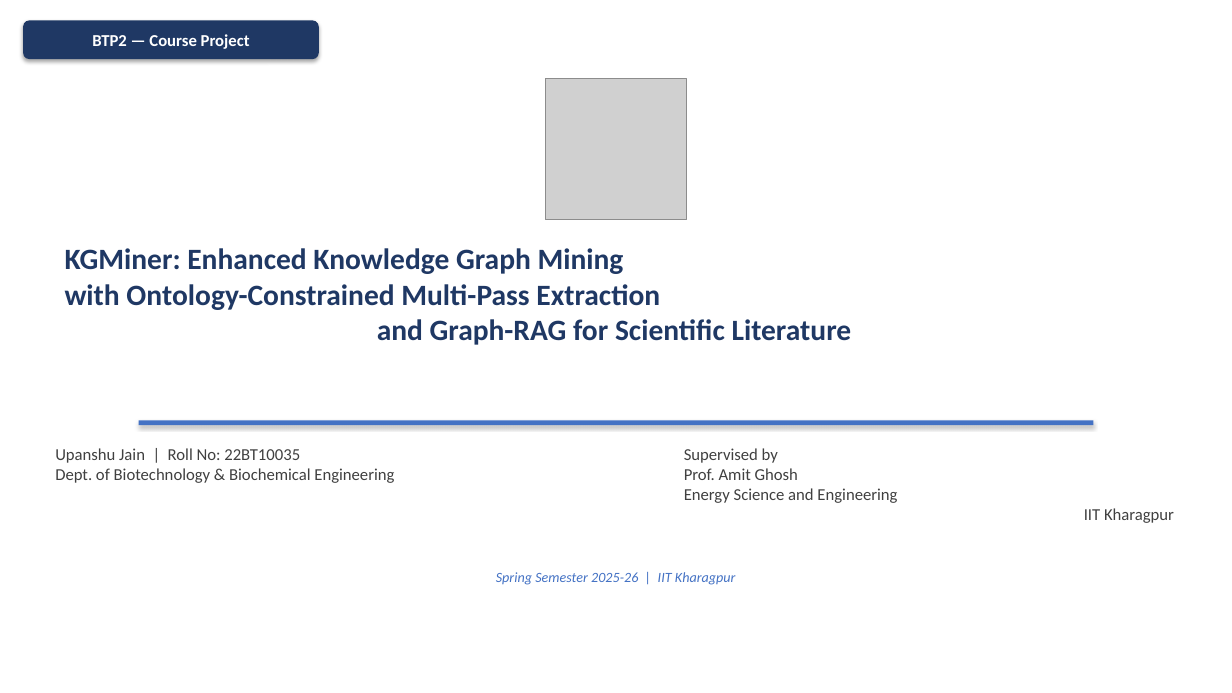
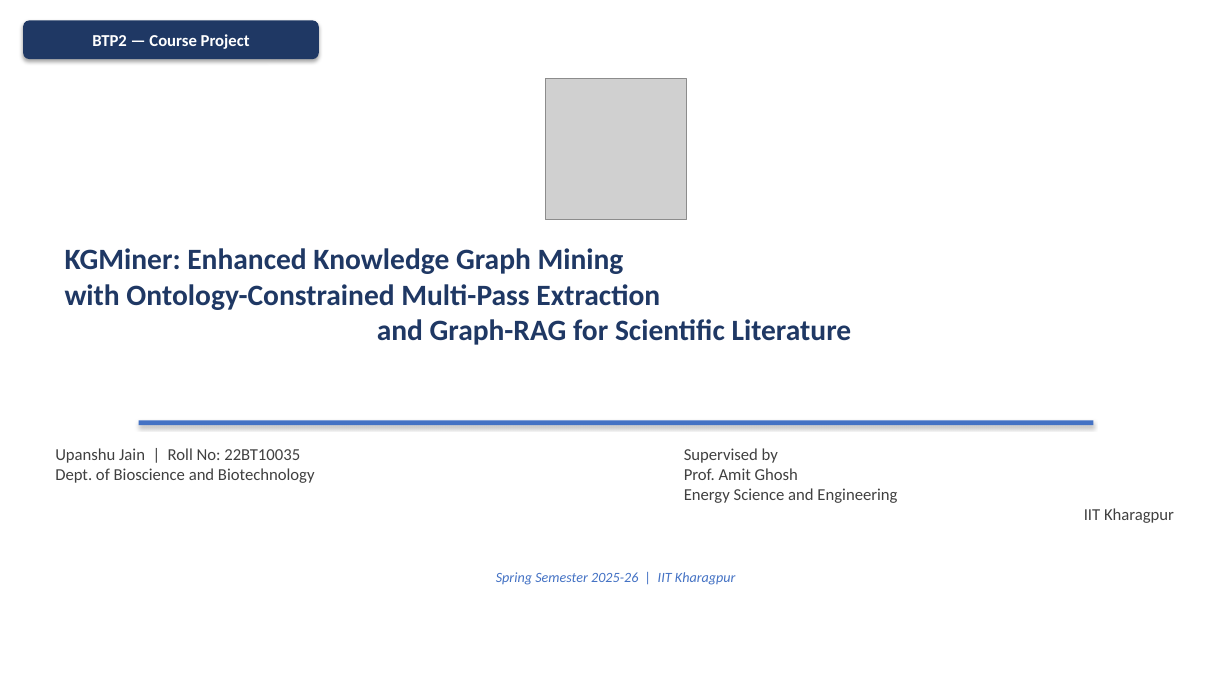
Before and after one commit to Up14/NEKO_PAPER, a slide deck: slide 1 of BTP2_KGMiner.pptx. Drawn at 1232x693 pixels with LibreOffice and Linux fonts; fonts in the diff are those of the drawing; grey boxes stand for pictures. Boxes give left, top, right and bottom in pixels: in the first picture for what was removed or moved away, otherwise in the second. Text is boxed around its words. In the diff, an @@ line names an element or a change of style, - is before the commit and + after.

```diff
--- a/BTP2_KGMiner.pptx
+++ b/BTP2_KGMiner.pptx
@@ text at bbox=[55, 448, 315, 483]: text changed @@
-Upanshu Jain | Roll No: 22BT10035
-Dept. of Biotechnology & Biochemical Engineering
+Upanshu Jain | Roll No: 22BT10035
+Dept. of Bioscience and Biotechnology
```
Also in this commit, not shown: 1 other slide changed, 3 other files.
